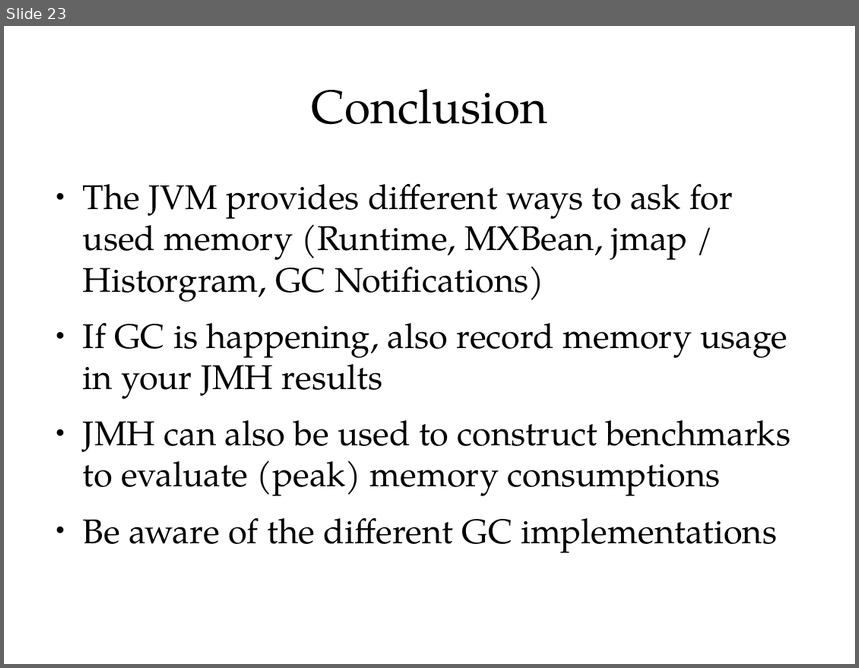
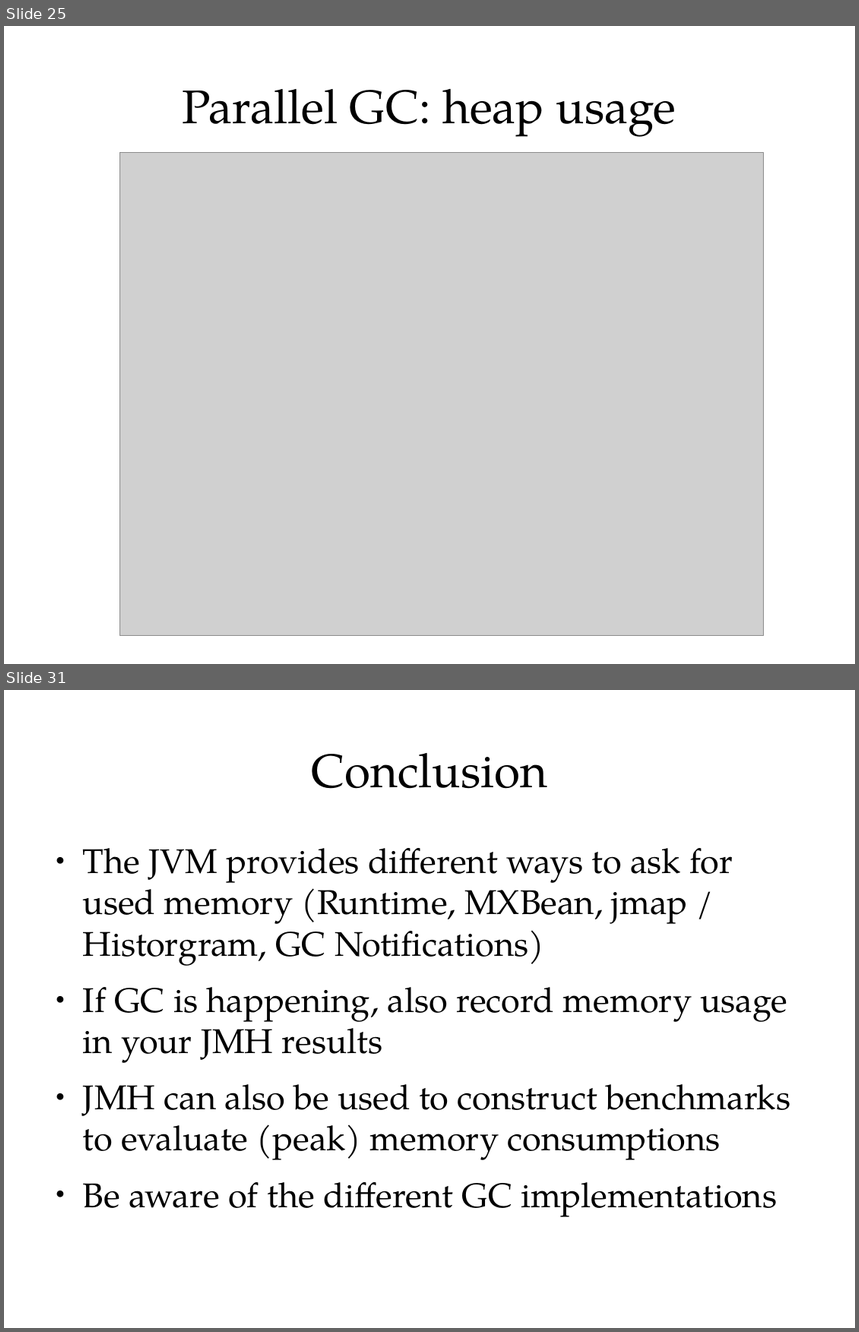
Before and after one commit to cruftex/talk-benchmark-memory, a slide deck: benchmark-memory-with-jmh.odp. Shown one above the other, each under a label of ours: slide 23 before the commit, slides 25 and 31 after it; the slides between them are not shown. The pictures are 859x668 and 859x1332 pixels, drawn with LibreOffice and Linux fonts; fonts in the diff are those of the drawing; grey boxes stand for pictures. Boxes give left, top, right and bottom in pixels: in the first picture for what was removed or moved away, otherwise in the second. Text is boxed around its words. In the diff, an @@ line names an element or a change of style, - is before the commit and + after.

```diff
--- a/benchmark-memory-with-jmh.odp
+++ b/benchmark-memory-with-jmh.odp
@@ slide 25 added at (4,26,855,664), background #FFFFFF @@
@@ title added at (183,89,677,137), 44 pt, text #000000 @@
+Parallel GC: heap usage
@@ picture added at (120,153,764,636) @@
@@ what was slide 23 is now slide 31 @@
```
Also in this commit, not shown: 1 slide changed, 10 other slides added, 3 slides removed, 1 other file.
